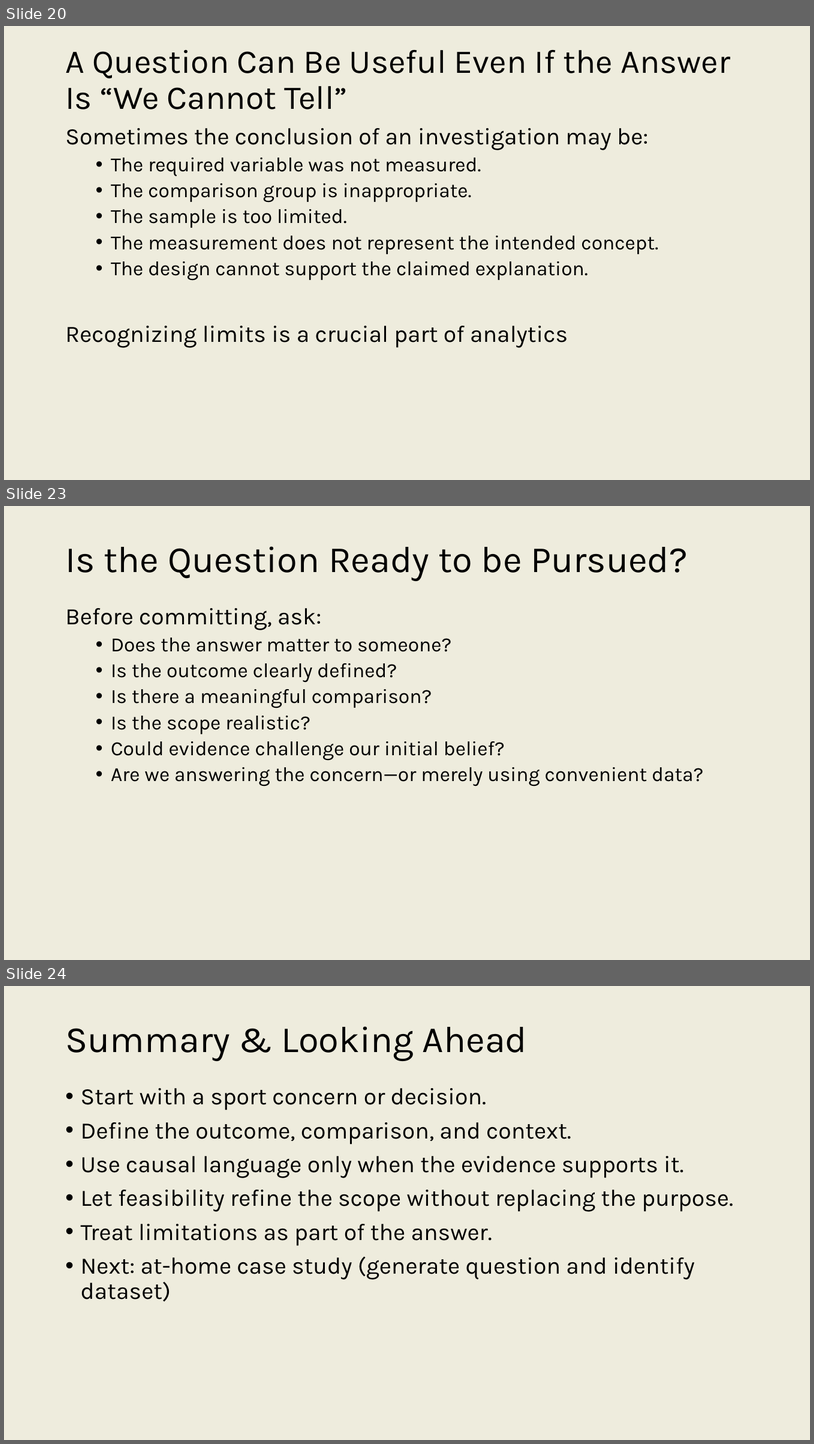
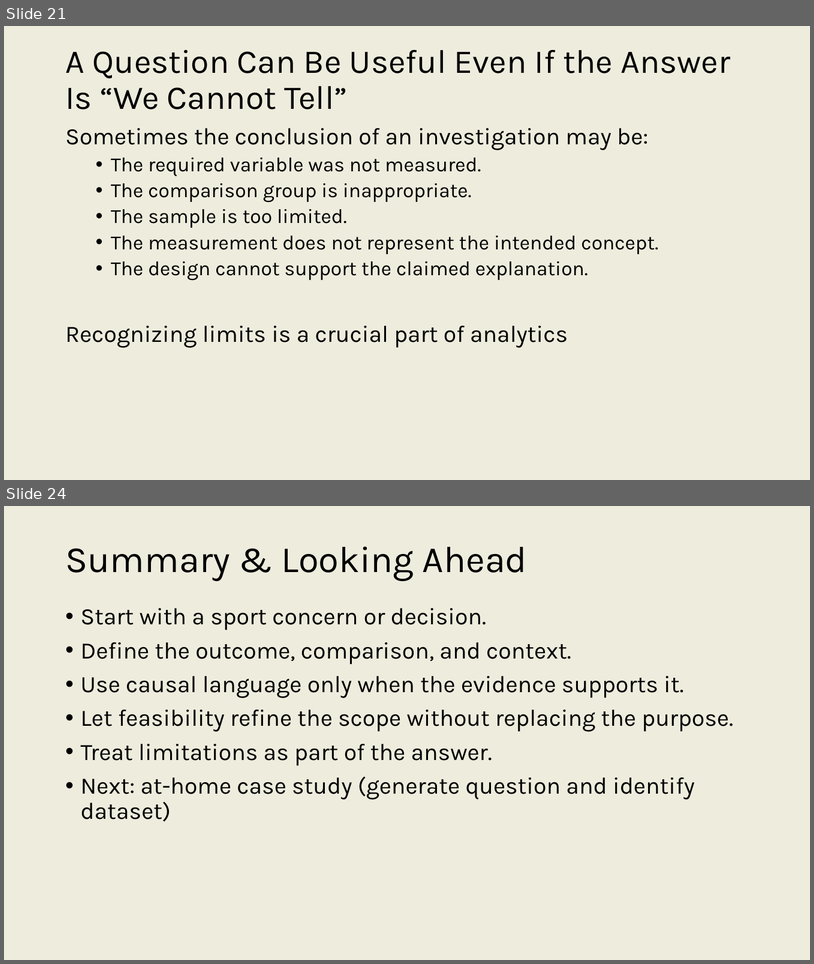
Before and after one commit to onishisaryu/HES-3000-Sports-Data-Analytics, a slide deck: pptx/Lecture3.pptx. Shown one above the other, each under a label of ours: slides 20, 23 and 24 before the commit, slides 21 and 24 after it; the slides between them are not shown. The pictures are 814x1444 and 814x964 pixels, drawn with LibreOffice and Linux fonts; fonts in the diff are those of the drawing. Boxes give left, top, right and bottom in pixels: in the first picture for what was removed or moved away, otherwise in the second. Text is boxed around its words. In the diff, an @@ line names an element or a change of style, - is before the commit and + after.

```diff
--- a/pptx/Lecture3.pptx
+++ b/pptx/Lecture3.pptx
@@ slide 23 removed at (x1=4, y1=506, x2=810, y2=960), background #EEECDD @@
@@ title removed at (x1=65, y1=546, x2=688, y2=581) @@
-Is the Question Ready to be Pursued?
@@ text removed at (x1=65, y1=608, x2=704, y2=786) @@
-Before committing, ask:
-  • Does the answer matter to someone?
-  • Is the outcome clearly defined?
-  • Is there a meaningful comparison?
-  • Is the scope realistic?
-  • Could evidence challenge our initial belief?
-  • Are we answering the concern—or merely using convenient data?
@@ what was slide 20 is now slide 21 @@
```
Also in this commit, not shown: 2 slides changed, 2 slides added, 1 other slide removed, 35 other files.
